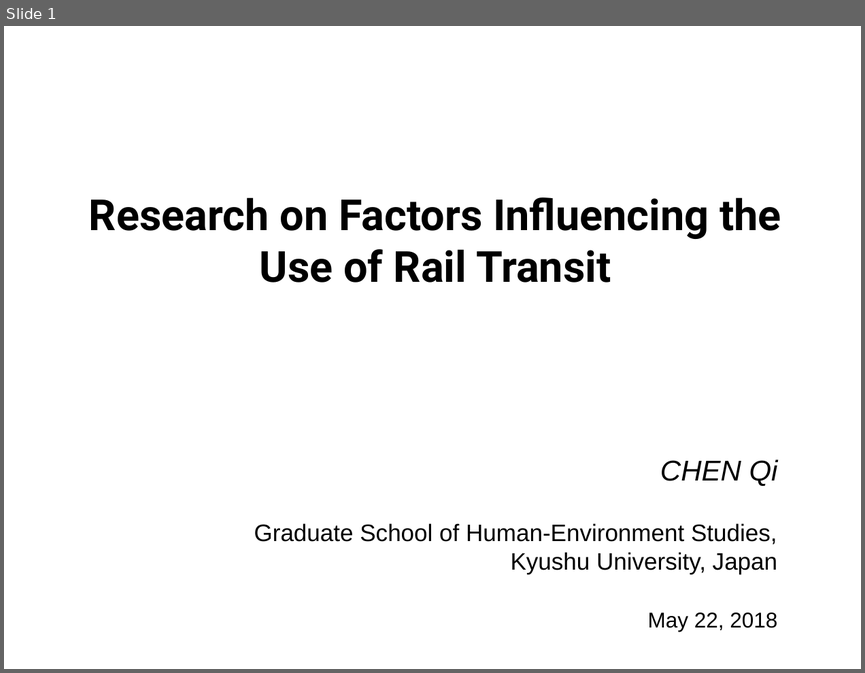
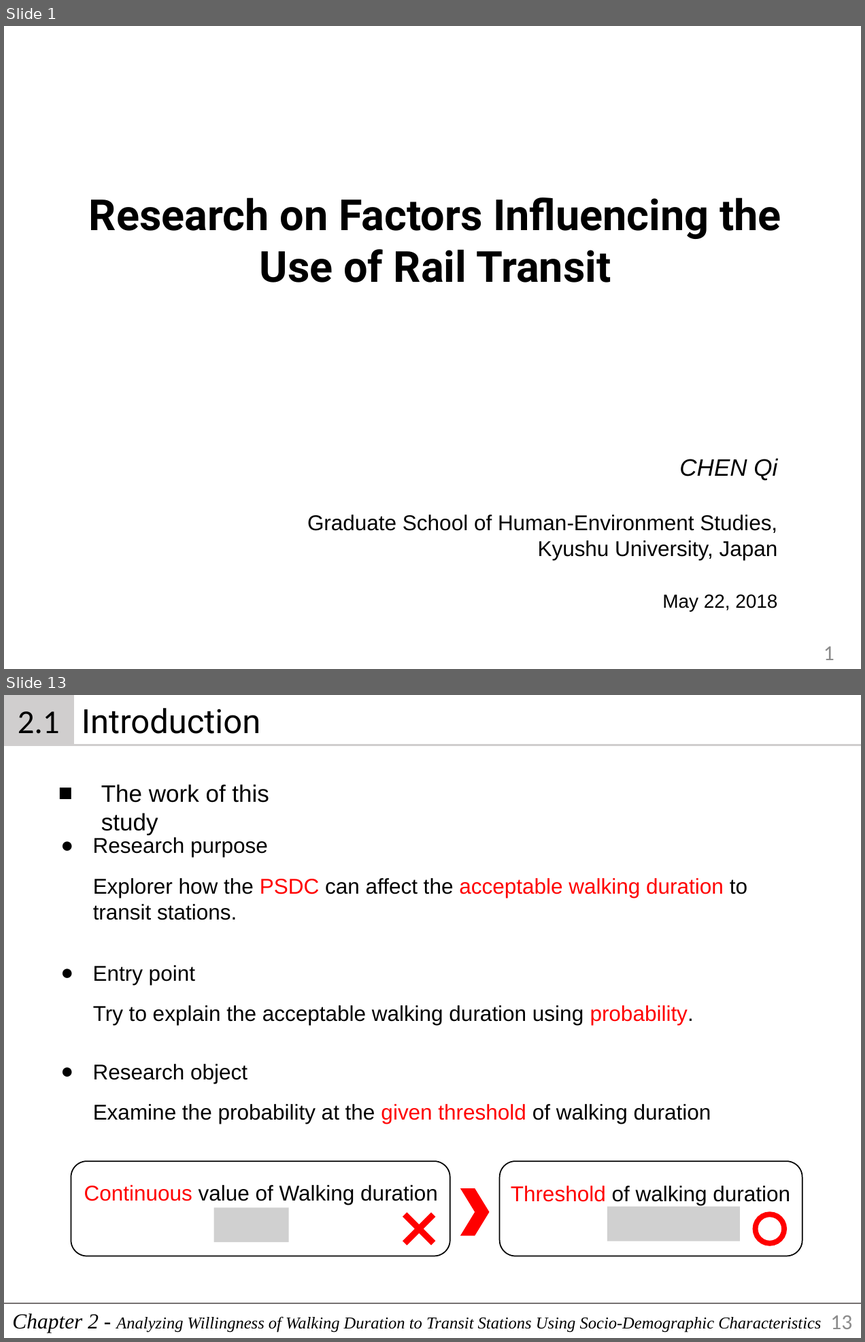
Before and after one commit to 7bder/Thesis, a slide deck: presentation/dissertation.pptx. Shown one above the other, each under a label of ours: slide 1 before the commit, slides 1 and 13 after it; the slides between them are not shown. The pictures are 865x673 and 865x1342 pixels, drawn with LibreOffice and Linux fonts; fonts in the diff are those of the drawing; grey boxes stand for pictures. Boxes give left, top, right and bottom in pixels: in the first picture for what was removed or moved away, otherwise in the second. Text is boxed around its words. In the diff, an @@ line names an element or a change of style, - is before the commit and + after.

```diff
--- a/presentation/dissertation.pptx
+++ b/presentation/dissertation.pptx
@@ slide 13 added at (4,695,861,1338), background #FFFFFF @@
@@ rectangle added at (4,695,73,745), fill #D0CECE, outline #D0CECE 2.25 pt, 28 pt, text #000000 @@
+2.1
@@ text added at (82,708,260,734), 28 pt, text #000000 @@
+Introduction
@@ line added from (73, 745) to (861, 745), #D0CECE 2.25 pt @@
@@ text added at (101,784,269,835), 20 pt, text #000000 @@
+■ The work of this study
@@ text added at (93,837,268,857), 18 pt, text #000000 @@
+● Research purpose
@@ text added at (93,878,747,920), 18 pt, text #000000 @@
+Explorer how the PSDC can affect the acceptable walking duration to transit stations.
@@ text added at (93,965,195,985), 18 pt, text #000000 @@
+● Entry point
@@ text added at (93,1005,694,1025), 18 pt, text #000000 @@
+Try to explain the acceptable walking duration using probability.
@@ text added at (93,1064,247,1083), 18 pt, text #000000 @@
+● Research object
@@ text added at (93,1104,711,1123), 18 pt, text #000000 @@
+Examine the probability at the given threshold of walking duration
@@ rounded rectangle added at (71,1161,449,1256), outline #000000 1 pt @@
@@ rounded rectangle added at (499,1161,802,1256), outline #000000 1 pt @@
@@ group added at (84,1185,790,1256): 2 texts, 2 pictures, 1 cross, 1 ellipse, 1 chevron @@
+Threshold of walking duration
+Continuous value of Walking duration
@@ line added from (4, 1304) to (861, 1304), #767171 1 pt @@
@@ text added at (12,1313,821,1333), 14 pt, text #000000, italic @@
+Chapter 2 - Analyzing Willingness of Walking Duration to Transit Stations Using Socio-Demographic Characteristics
@@ page number added at (830,1314,852,1329), 18 pt, text #8C8C8C @@
+13
@@ slide 1 changed as well @@
@@ text "CHEN Qi" at (307,458,778,611): size 24 to 20 pt in "CHEN Qi"; size 20 to 18 pt in "Graduate School of Human-Environment Studies,", "Kyushu University, Japan"; size 18 to 16 pt in "May 22, 2018" @@
@@ page number added at (823,646,834,660), 18 pt, text #8C8C8C @@
+1
```
Also in this commit, not shown: 2 other slides changed, 77 other slides added, 42 other files.
